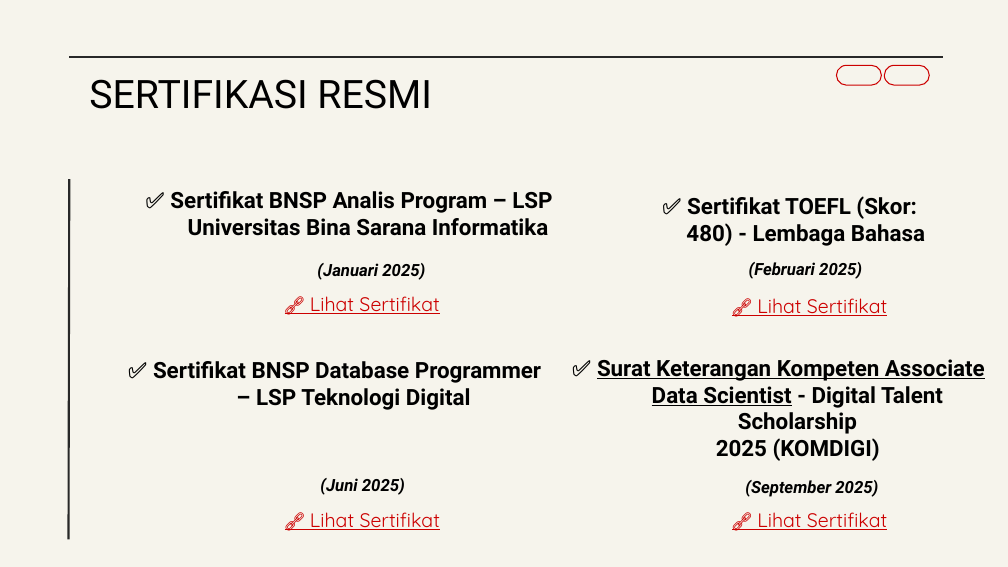
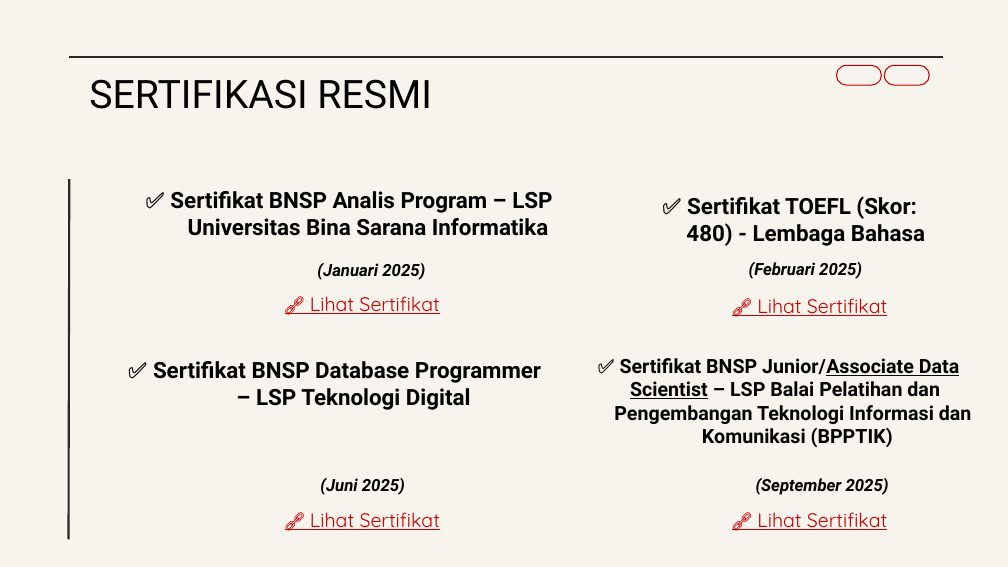
Before and after one commit to DisyaAriza/Project_magang, a slide deck: slide 11 of Portopolio Disya.pptx (slide 12 before the commit). Drawn at 1008x567 pixels with LibreOffice and Linux fonts; fonts in the diff are those of the drawing. Boxes give left, top, right and bottom in pixels: in the first picture for what was removed or moved away, otherwise in the second. Text is boxed around its words. In the diff, an @@ line names an element or a change of style, - is before the commit and + after.

```diff
--- a/Portopolio Disya.pptx
+++ b/Portopolio Disya.pptx
@@ text at <box>614,358,972,447</box>: text changed; size 16 to 14 pt @@
-✅ Surat Keterangan Kompeten Associate Data Scientist - Digital Talent Scholarship
-2025 (KOMDIGI)
+✅ Sertifikat BNSP Junior/Associate Data Scientist – LSP Balai Pelatihan dan
+Pengembangan Teknologi Informasi dan Komunikasi (BPPTIK)
@@ text "(September 2025)": place and size @@
-text "(September 2025)" at <box>745,480,878,497</box>
+text "(September 2025)" at <box>756,478,889,495</box>
```
Also in this commit, not shown: 9 other slides changed, 1 slide added, 2 slides removed, 1 other file.
